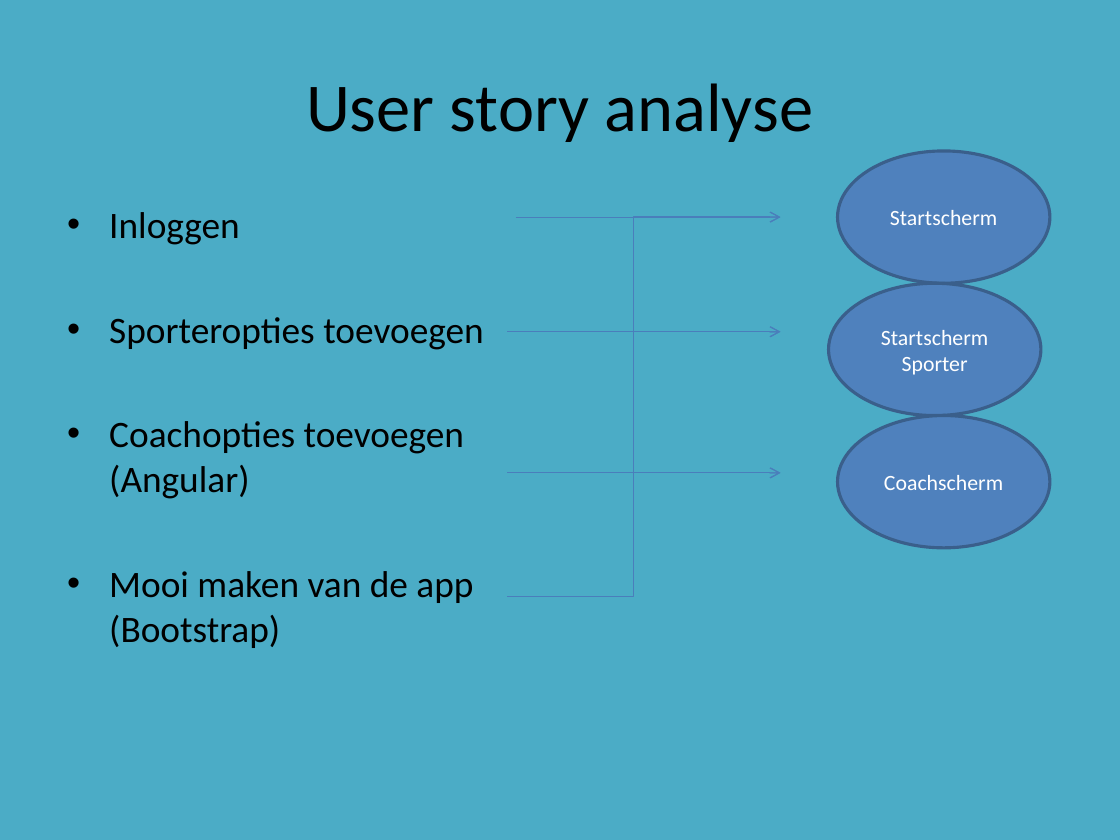
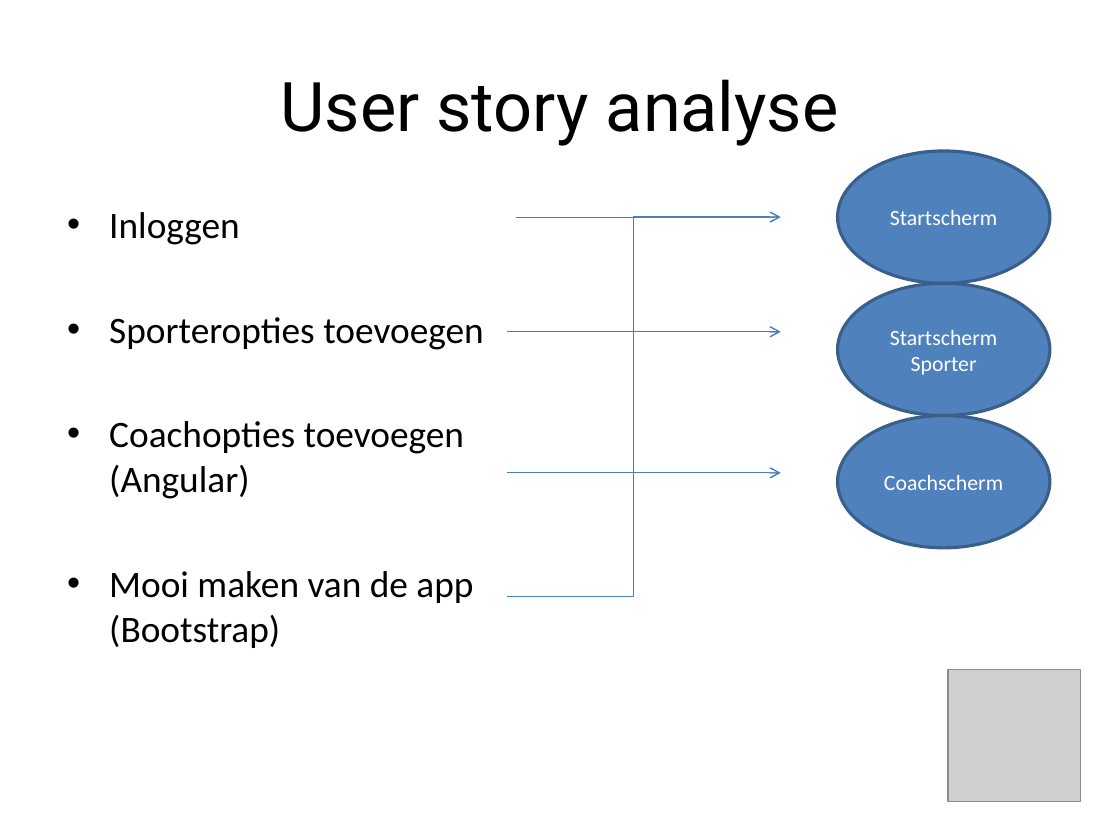
Before and after one commit to DASnoeken/Powerlift_App, a slide deck: slide 5 of Powerlift Powerpoint.pptx (slide 4 before the commit). Drawn at 1120x840 pixels with LibreOffice and Linux fonts; fonts in the diff are those of the drawing; grey boxes stand for pictures; background and template pictures are left out. Boxes give left, top, right and bottom in pixels: in the first picture for what was removed or moved away, otherwise in the second. Text is boxed around its words. In the diff, an @@ line names an element or a change of style, - is before the commit and + after.

```diff
--- a/Powerlift Powerpoint.pptx
+++ b/Powerlift Powerpoint.pptx
@@ background #4BACC6 to picture (left out) @@
@@ title "User story analyse" at [281,79,839,146]: font Calibri to Roboto @@
@@ ellipse "Startscherm": place and size @@
-ellipse "Startscherm" at [829,283,1042,416]
+ellipse "Startscherm" at [838,283,1051,416]
@@ picture added at [948,670,1080,802] @@
```
Also in this commit, not shown: 9 other slides changed, 1 slide added, 1 other file.
